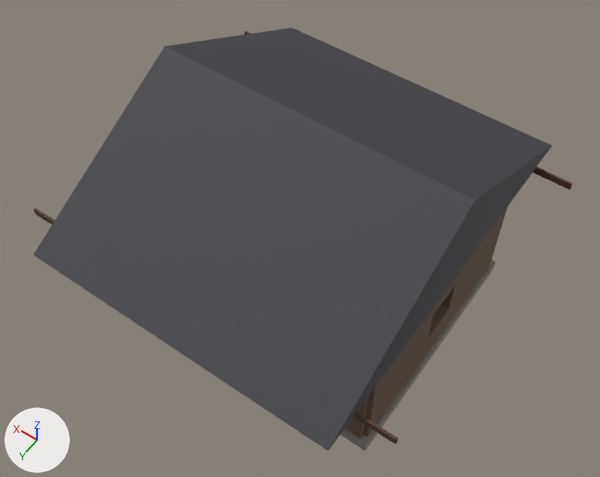
Renders of the FBX model Blender/Cikti/UE_Aktarim/SM_Kulube_7.fbx from each side of a commit.
Before and after are seen from a 50 mm lens placed at (-7.38, 10.6, 18.23), pointed at (-0.27, 0.64, 2.59). Lighting does not change. The marker at lower left points along +X, +Y and +Z. The first picture is the older version.

Script lines for the objects in view, before the commit:
```python
me_kulube_7 = bpy.data.meshes.new('Kulube_7')
me_kulube_7.from_pydata(...)  # 606 vertices, 477 faces; spans x -4.95..4.95, y -4.95..4.95, z 0.0..5.9
# faces by material slot: [264, 40, 5, 72, 24, 72]
me_kulube_7.materials.append(mat_m_hutwood)  # brown #695542
me_kulube_7.materials.append(mat_m_stone)  # grey #86847e
me_kulube_7.materials.append(mat_m_roof)  # dark grey #3f3f45
me_kulube_7.materials.append(mat_m_doorwood)  # brown #503827
me_kulube_7.materials.append(mat_m_lampglow)  # beige #ffdaaa, glowing beige #ffcb89
me_kulube_7.materials.append(mat_m_iron)  # black #212121
ob_kulube_7 = bpy.data.objects.new('Kulube_7', me_kulube_7)
ob_kulube_7.location = (0.0, 0.0, 0.0)
```
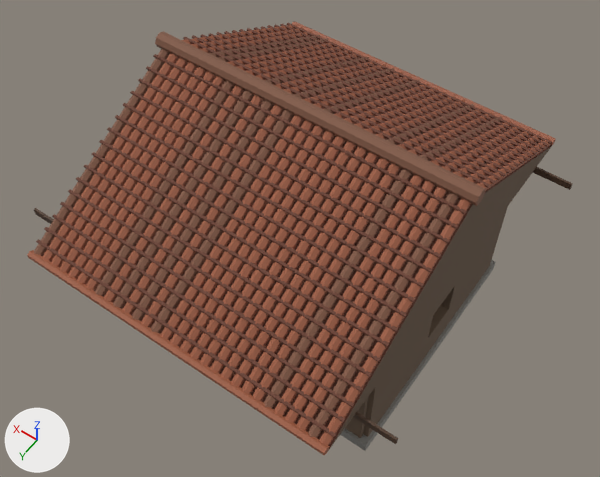
The change, as a list of edits to the scene's bpy script:
```text
Add mat_m_rooftilebase:
    mat_m_rooftilebase = principled_material('M_RoofTileBase')
    mat_m_rooftilebase.base_color = (0.14, 0.05, 0.03)  # brown #693f30
    mat_m_rooftilebase.roughness = 0.85
Change me_kulube_7:
    remove me_kulube_7.from_pydata(...)  # 606 vertices, 477 faces; spans x -4.95..4.95, y -4.95..4.95, z 0.0..5.9
    add me_kulube_7.from_pydata(...)  # 1622 vertices, 1175 faces; spans x -4.95..4.95, y -5.08..5.08, z 0.0..6.24
    me_kulube_7 part 1: a new loose piece, a box spanning x -4.0..4.0, y -4.76..-4.69, z 3.562..3.597, in mat_m_rooftilebase (brown #693f30)
    me_kulube_7 part 2: a new loose piece, a box spanning x -4.0..4.0, y -4.469..-4.399, z 3.715..3.75, in mat_m_rooftilebase (brown #693f30)
    me_kulube_7 part 3: a new loose piece, a box spanning x -4.0..4.0, y -4.178..-4.108, z 3.868..3.903, in mat_m_rooftilebase (brown #693f30)
    me_kulube_7 part 4: a new loose piece, a box spanning x -4.0..4.0, y -3.887..-3.817, z 4.021..4.056, in mat_m_rooftilebase (brown #693f30)
    me_kulube_7 part 5: a new loose piece, a box spanning x -4.0..4.0, y -3.596..-3.526, z 4.174..4.209, in mat_m_rooftilebase (brown #693f30)
    me_kulube_7 part 6: a new loose piece, a box spanning x -4.0..4.0, y -3.304..-3.234, z 4.327..4.362, in mat_m_rooftilebase (brown #693f30)
    me_kulube_7 part 7: a new loose piece, a box spanning x -4.0..4.0, y -3.013..-2.943, z 4.48..4.515, in mat_m_rooftilebase (brown #693f30)
    me_kulube_7 part 8: a new loose piece, a box spanning x -4.0..4.0, y -2.722..-2.652, z 4.633..4.668, in mat_m_rooftilebase (brown #693f30)
    me_kulube_7 part 9: a new loose piece, a box spanning x -4.0..4.0, y -2.431..-2.361, z 4.786..4.821, in mat_m_rooftilebase (brown #693f30)
    me_kulube_7 part 10: a new loose piece, a box spanning x -4.0..4.0, y -2.14..-2.07, z 4.939..4.974, in mat_m_rooftilebase (brown #693f30)
    me_kulube_7 part 11: a new loose piece, a box spanning x -4.0..4.0, y -1.849..-1.779, z 5.091..5.126, in mat_m_rooftilebase (brown #693f30)
    me_kulube_7 part 12: a new loose piece, a box spanning x -4.0..4.0, y -1.557..-1.487, z 5.244..5.279, in mat_m_rooftilebase (brown #693f30)
    me_kulube_7 part 13: a new loose piece, a box spanning x -4.0..4.0, y -1.266..-1.196, z 5.397..5.432, in mat_m_rooftilebase (brown #693f30)
    me_kulube_7 part 14: a new loose piece, a box spanning x -4.0..4.0, y -0.975..-0.905, z 5.55..5.585, in mat_m_rooftilebase (brown #693f30)
    me_kulube_7 part 15: a new loose piece, a box spanning x -4.0..4.0, y -0.684..-0.614, z 5.703..5.738, in mat_m_rooftilebase (brown #693f30)
    me_kulube_7 part 16: a new loose piece, a box spanning x -4.0..4.0, y 4.69..4.76, z 3.562..3.597, in mat_m_rooftilebase (brown #693f30)
    me_kulube_7 part 17: a new loose piece, a 6-sided cylinder along x spanning x -4.0..4.0, y -5.08..-4.91, z 3.29..3.49, in mat_m_rooftile (brown #9e5d42)
    me_kulube_7 part 18: 868 vertices added at x -4.1..4.1, y -5.02..5.08, z 3.25..6.24
    me_kulube_7 part 19: 2 faces spanning x -4.0..4.0, y -4.95..4.95, z 3.3..5.9 switch from mat_m_roof (dark grey #3f3f45) to mat_m_hutwood (brown #695542)
    me_kulube_7 part 20: 3 faces spanning x -4.0..4.0, y -4.95..4.95, z 3.3..5.9 switch from mat_m_roof (dark grey #3f3f45) to mat_m_rooftilebase (brown #693f30)
    other edits to the shape of me_kulube_7 do not show in these pictures
    add me_kulube_7.materials.append(mat_m_rooftile)  # brown #9e5d42
    add me_kulube_7.materials.append(mat_m_rooftileold)  # brown #815945
```

What differs and where, as boxes [x1, y1, x2, y2] in the pictures (600 x 477 px):
'Kulube_7', reshaped: before [33, 28, 573, 451]; after [27, 21, 573, 455]
part 1 of me_kulube_7, added: after [287, 23, 552, 144]
part 2 of me_kulube_7, added: after [280, 24, 548, 147]
part 3 of me_kulube_7, added: after [274, 24, 544, 149]
part 4 of me_kulube_7, added: after [267, 25, 541, 152]
part 5 of me_kulube_7, added: after [261, 26, 537, 155]
part 6 of me_kulube_7, added: after [254, 27, 532, 158]
part 7 of me_kulube_7, added: after [247, 28, 528, 161]
part 8 of me_kulube_7, added: after [239, 29, 524, 164]
part 9 of me_kulube_7, added: after [232, 30, 519, 167]
part 10 of me_kulube_7, added: after [224, 31, 515, 170]
part 11 of me_kulube_7, added: after [216, 32, 510, 173]
part 12 of me_kulube_7, added: after [208, 33, 505, 177]
part 13 of me_kulube_7, added: after [200, 34, 500, 180]
part 14 of me_kulube_7, added: after [192, 35, 495, 184]
part 15 of me_kulube_7, added: after [183, 37, 490, 188]
part 16 of me_kulube_7, added: after [36, 239, 336, 437]
part 17 of me_kulube_7, added: after [292, 21, 556, 145]
part 18 of me_kulube_7, added (brown): after [27, 24, 551, 455]
part 19 of me_kulube_7, recoloured: [328, 146, 552, 451] in both
part 20 of me_kulube_7, recoloured: before [33, 28, 552, 451]; after [45, 54, 552, 449]
